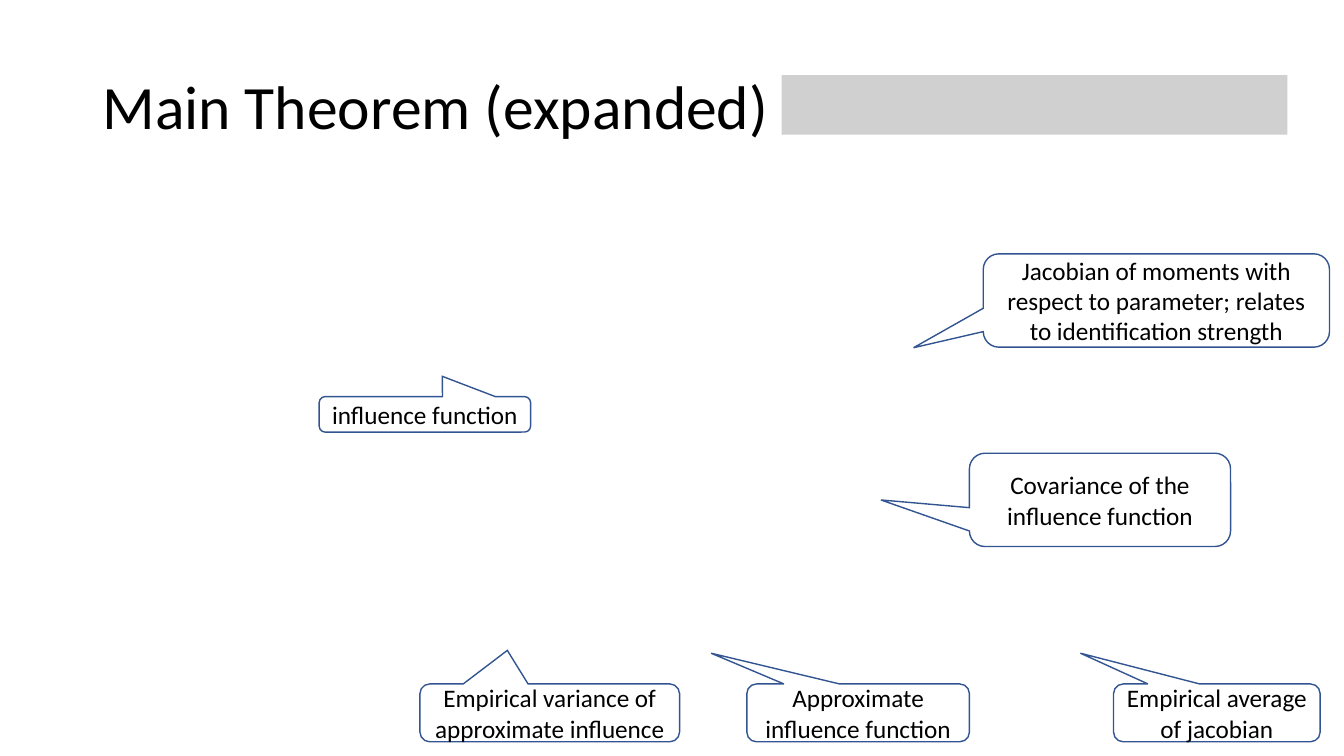
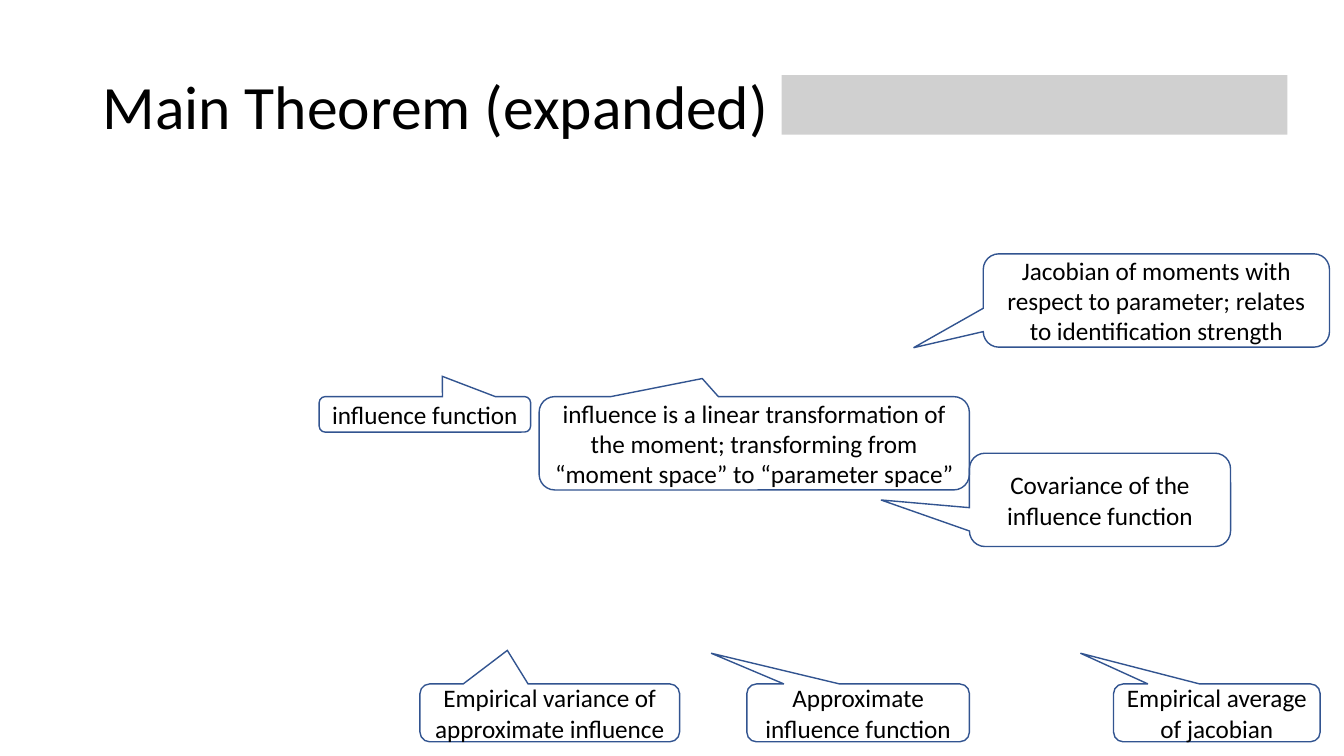
Before and after one commit to stanford-msande228/winter23, a slide deck: slide 14 of MSANDE228_Lecture13_Inference_with_Modern_NonLinear_Methods2.pptx (slide 12 before the commit). Drawn at 1344x756 pixels with LibreOffice and Linux fonts; fonts in the diff are those of the drawing; grey boxes stand for pictures. Boxes give left, top, right and bottom in pixels: in the first picture for what was removed or moved away, otherwise in the second. Text is boxed around its words. In the diff, an @@ line names an element or a change of style, - is before the commit and + after.

Commit message:
updates on slides

```diff
--- a/MSANDE228_Lecture13_Inference_with_Modern_NonLinear_Methods2.pptx
+++ b/MSANDE228_Lecture13_Inference_with_Modern_NonLinear_Methods2.pptx
@@ rounded speech box added at [539,397,970,491], outline #325491 1 pt, 18 pt, text #000000 @@
+influence is a linear transformation of the moment; transforming from “moment space” to “parameter space”
```
Also in this commit, not shown: 4 other slides changed, 3 slides added, 1 slide removed, 3 other files.
